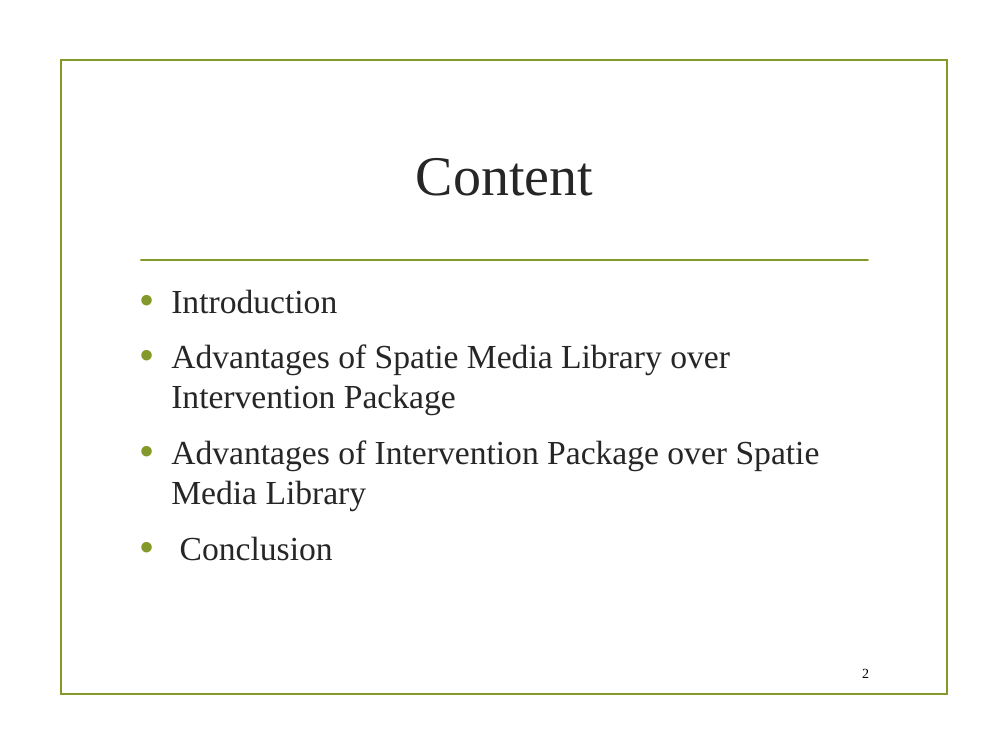
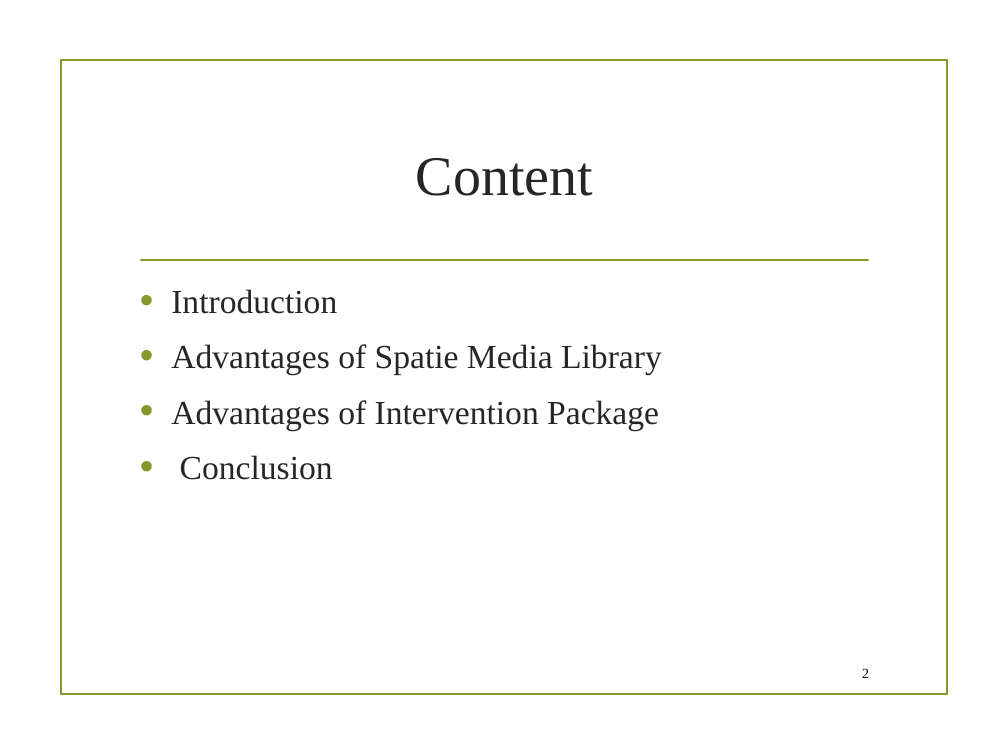
Before and after one commit to KhanalBishnu/Ecom-By-YT, a slide deck: slide 2 of public/friend/Comparison of Two Powerful Laravel Packages for Image and Media Managemen.pptx. Drawn at 1008x756 pixels with LibreOffice and Linux fonts; fonts in the diff are those of the drawing; background and template pictures are left out. Boxes give left, top, right and bottom in pixels: in the first picture for what was removed or moved away, otherwise in the second. Text is boxed around its words. In the diff, an @@ line names an element or a change of style, - is before the commit and + after.

```diff
--- a/public/friend/Comparison of Two Powerful Laravel Packages for Image and Media Managemen.pptx
+++ b/public/friend/Comparison of Two Powerful Laravel Packages for Image and Media Managemen.pptx
@@ text at (171,344,662,430): text changed @@
-• Advantages of Spatie Media Library over Intervention Package
-• Advantages of Intervention Package over Spatie Media Library
+• Advantages of Spatie Media Library
+• Advantages of Intervention Package
```
Also in this commit, not shown: 5 other slides changed.
